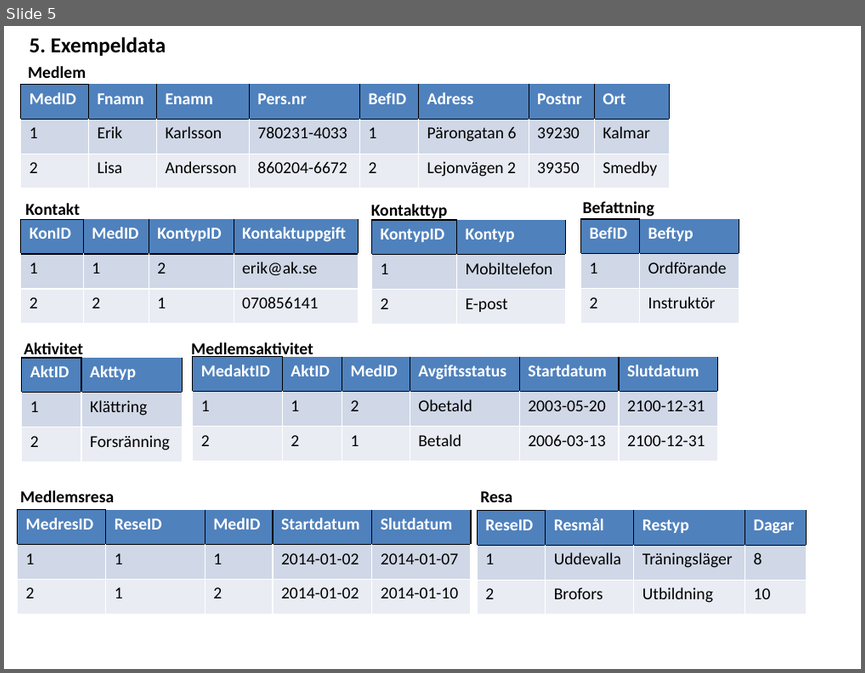
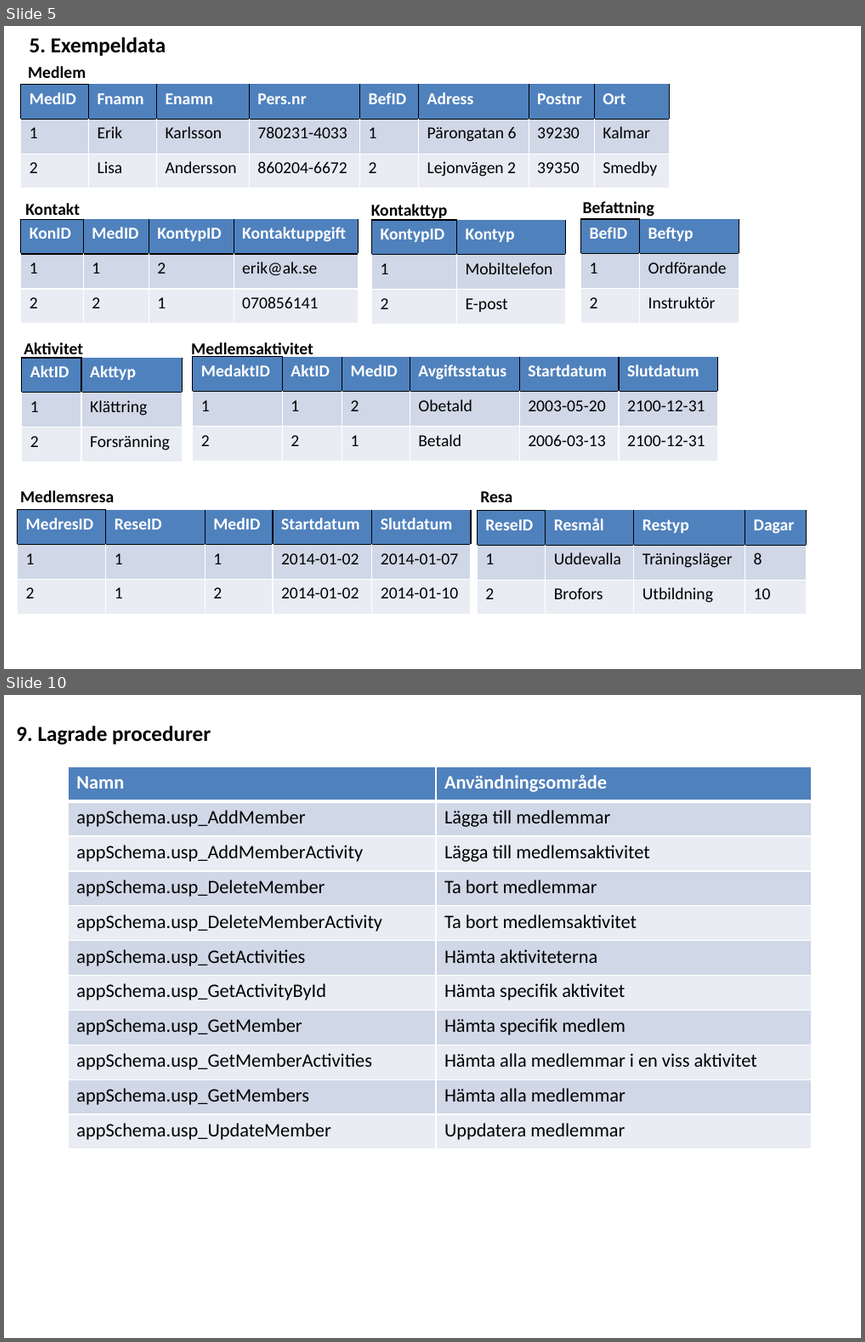
Before and after one commit to ed222an/Databasteknik, a slide deck: Projekt/AKS Slutlig.pptx. Shown one above the other, each under a label of ours: slide 5 before the commit, slides 5 and 10 after it; the slides between them are not shown. The pictures are 865x673 and 865x1342 pixels, drawn with LibreOffice and Linux fonts; fonts in the diff are those of the drawing. Boxes give left, top, right and bottom in pixels: in the first picture for what was removed or moved away, otherwise in the second. Text is boxed around its words. In the diff, an @@ line names an element or a change of style, - is before the commit and + after.

```diff
--- a/Projekt/AKS Slutlig.pptx
+++ b/Projekt/AKS Slutlig.pptx
@@ slide 10 added at box(4, 695, 861, 1338), background #FFFFFF @@
@@ text added at box(16, 726, 211, 745), 18 pt, text #000000, bold @@
+9. Lagrade procedurer
@@ table added at box(69, 767, 812, 1149), 11 rows, 2 columns @@
+Namn | Användningsområde
+appSchema.usp_AddMember | Lägga till medlemmar
+appSchema.usp_AddMemberActivity | Lägga till medlemsaktivitet
+appSchema.usp_DeleteMember | Ta bort medlemmar
+appSchema.usp_DeleteMemberActivity | Ta bort medlemsaktivitet
+appSchema.usp_GetActivities | Hämta aktiviteterna
+appSchema.usp_GetActivityById | Hämta specifik aktivitet
+appSchema.usp_GetMember | Hämta specifik medlem
+appSchema.usp_GetMemberActivities | Hämta alla medlemmar i en viss aktivitet
+appSchema.usp_GetMembers | Hämta alla medlemmar
+appSchema.usp_UpdateMember | Uppdatera medlemmar
```
Also in this commit, not shown: 2 slides changed, 8 other slides added, 2 other files.
